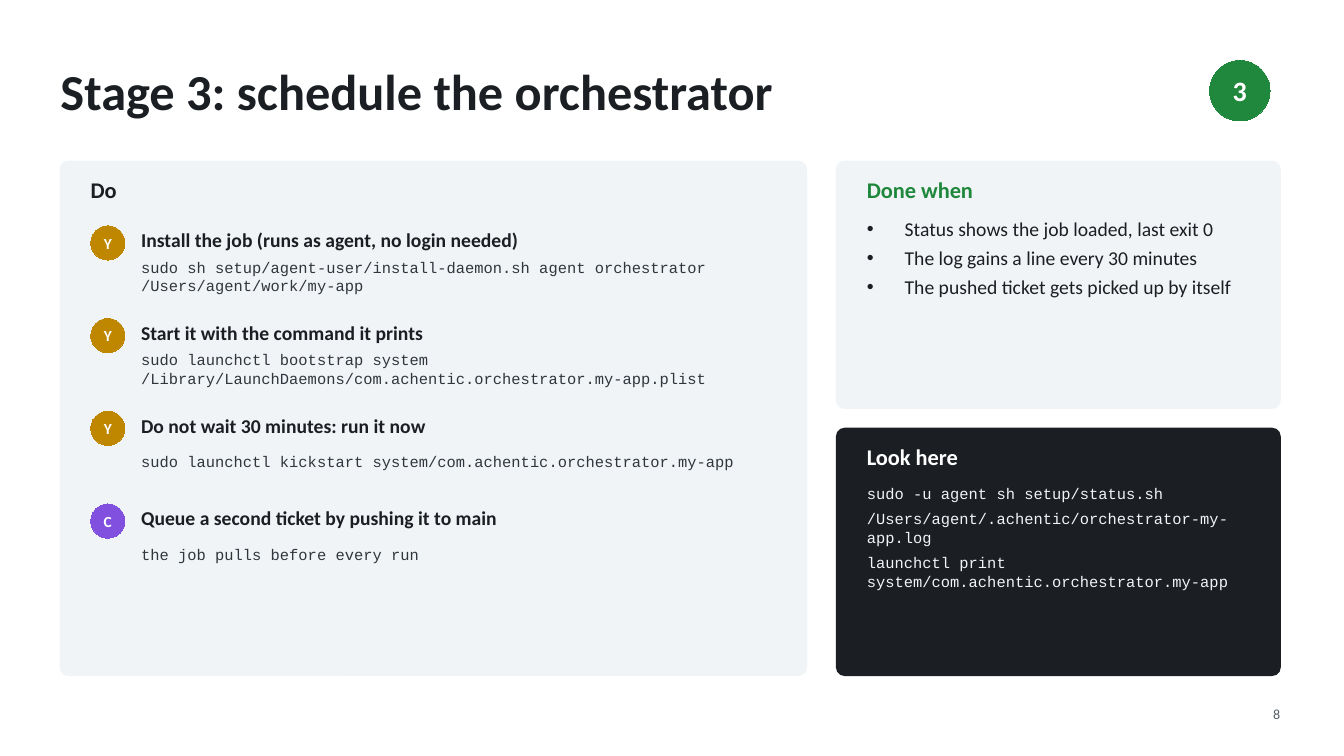
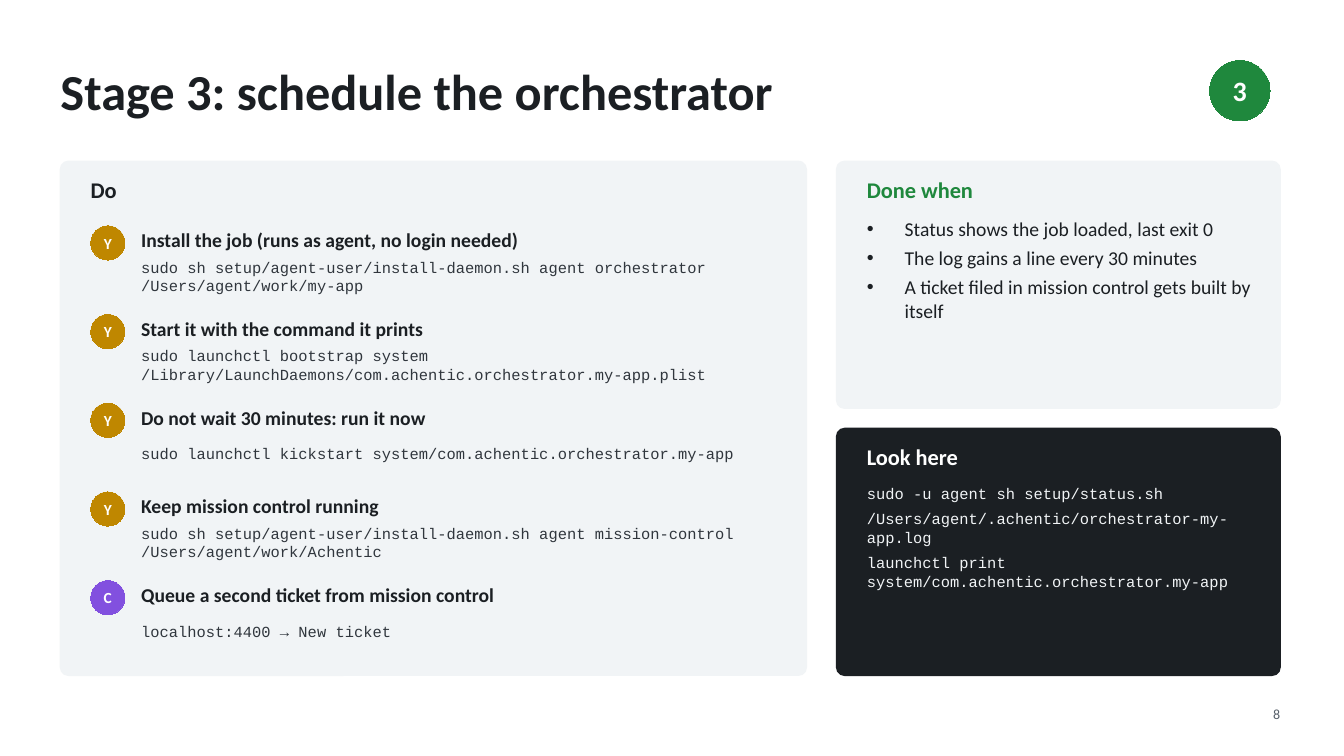
Before and after one commit to Chenophobia/Achentic, a slide deck: slide 8 of Deploy on Mac mini.pptx. Drawn at 1344x756 pixels with LibreOffice and Linux fonts; fonts in the diff are those of the drawing. Boxes give left, top, right and bottom in pixels: in the first picture for what was removed or moved away, otherwise in the second. Text is boxed around its words. In the diff, an @@ line names an element or a change of style, - is before the commit and + after.

```diff
--- a/Deploy on Mac mini.pptx
+++ b/Deploy on Mac mini.pptx
@@ text at [905,280,1250,318]: text changed @@
-• The pushed ticket gets picked up by itself
+• A ticket filed in mission control gets built by itself
@@ 2 texts, 1 ellipse: place and size @@
-2 texts, 1 ellipse at [91,319,706,387]
+2 texts, 1 ellipse at [91,315,706,383]
@@ 2 texts, 1 ellipse: place and size @@
-2 texts, 1 ellipse at [91,411,734,470]
+2 texts, 1 ellipse at [91,403,734,462]
@@ ellipse added at [91,492,125,526], fill #BF8700, outline #BF8700 0.75 pt, 11 pt, text #FFFFFF, bold @@
+Y
@@ text added at [141,499,378,517], 14 pt, text #1B1F23, bold @@
+Keep mission control running
@@ text added at [141,528,734,560], 11 pt, text #30363D @@
+sudo sh setup/agent-user/install-daemon.sh agent mission-control /Users/agent/work/Achentic
@@ text removed at [141,549,419,563] @@
-the job pulls before every run
@@ ellipse "C": place and size @@
-ellipse "C" at [91,504,125,538]
+ellipse "C" at [91,581,125,615]
@@ text at [141,588,494,605]: text changed @@
-Queue a second ticket by pushing it to main
+Queue a second ticket from mission control
@@ text added at [141,626,392,637], 11 pt, text #30363D @@
+localhost:4400 → New ticket
```
Also in this commit, not shown: 4 other slides changed, 22 other files.
